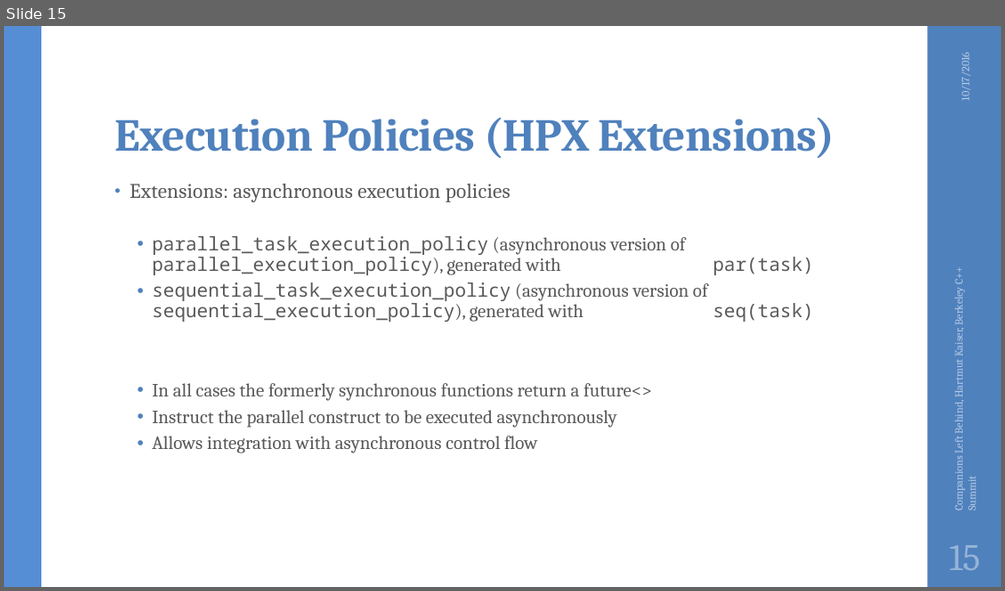
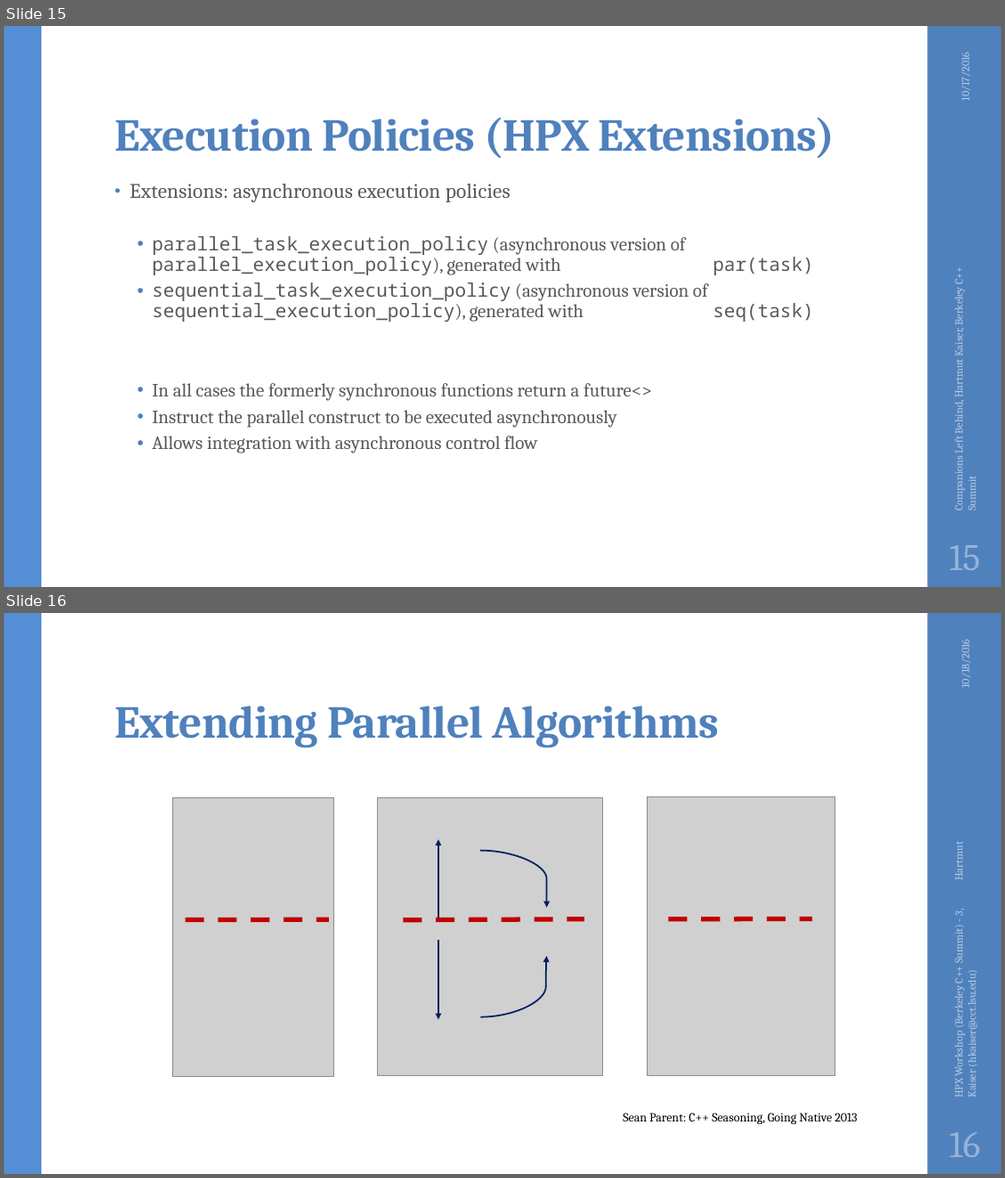
Before and after one commit to STEllAR-GROUP/tutorials, a slide deck: lbl2016/HPX - A C++ Standard Library for Parallelism and Concurrency.pptx. Shown one above the other, each under a label of ours: slide 15 before the commit, slides 15 and 16 after it. The pictures are 1005x591 and 1005x1178 pixels, drawn with LibreOffice and Linux fonts; fonts in the diff are those of the drawing; grey boxes stand for pictures; background and template pictures are left out. Boxes give left, top, right and bottom in pixels: in the first picture for what was removed or moved away, otherwise in the second. Text is boxed around its words. In the diff, an @@ line names an element or a change of style, - is before the commit and + after.

```diff
--- a/lbl2016/HPX - A C++ Standard Library for Parallelism and Concurrency.pptx
+++ b/lbl2016/HPX - A C++ Standard Library for Parallelism and Concurrency.pptx
@@ slide 16 added at [4, 613, 1001, 1174], background #FFFFFF; not listed: 2 template elements that a slide beside it also shows @@
@@ text added at [957, 643, 971, 687], 10.5 pt, text #B9CDE5 @@
+10/18/2016
@@ title added at [114, 706, 719, 747], 44 pt, text #4F81BD, bold @@
+Extending Parallel Algorithms
@@ picture added at [172, 798, 334, 1076] @@
@@ picture added at [647, 797, 834, 1076] @@
@@ line added from (185, 919) to (329, 919), #C00000 4.5 pt dashed @@
@@ line added from (404, 919) to (584, 919), #C00000 4.5 pt dashed @@
@@ line added from (669, 919) to (812, 919), #C00000 4.5 pt dashed @@
@@ text added at [951, 908, 979, 1096], 10.5 pt, text #B9CDE5 @@
+HPX Workshop (Berkeley C++ Summit) - 3, Hartmut Kaiser (hkaiser@cct.lsu.edu)
@@ group added at [378, 798, 603, 1076]: 2 curved arrows, 2 arrows, 1 picture @@
@@ text added at [623, 1112, 857, 1124], 12 pt, text #000000 @@
+Sean Parent: C++ Seasoning, Going Native 2013
@@ page number added at [949, 1132, 980, 1157], 36 pt, text #95B3D7 @@
+16
```
Also in this commit, not shown: 2 slides changed, 3 other slides added, 1 other file.
